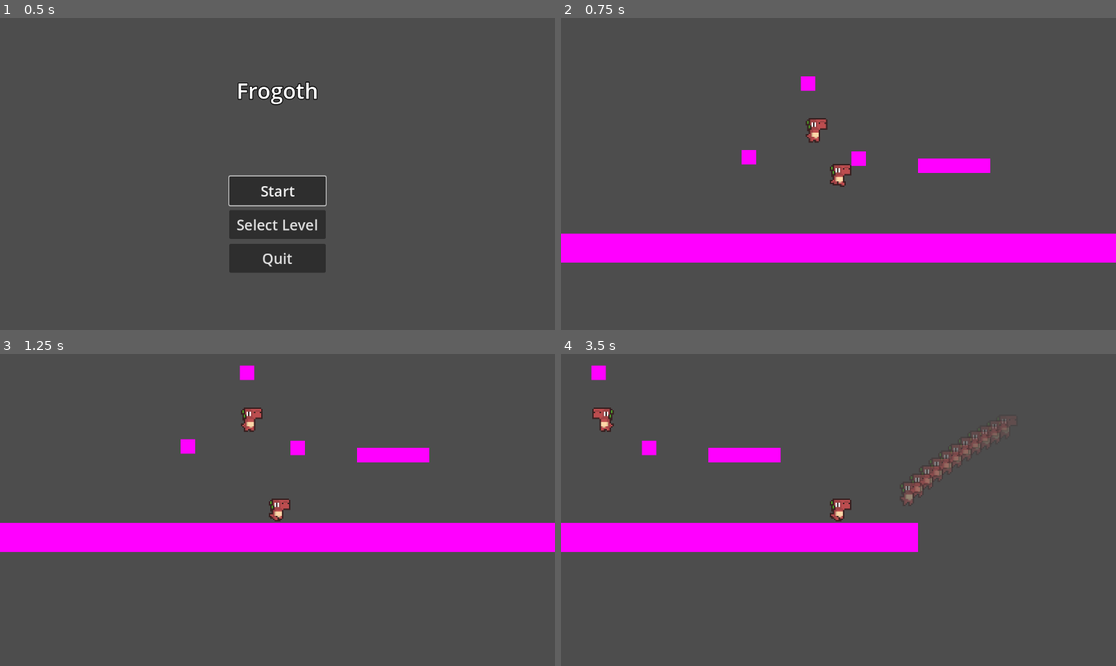
Above: before the commit, frames 1-4 (two rows, left to right).
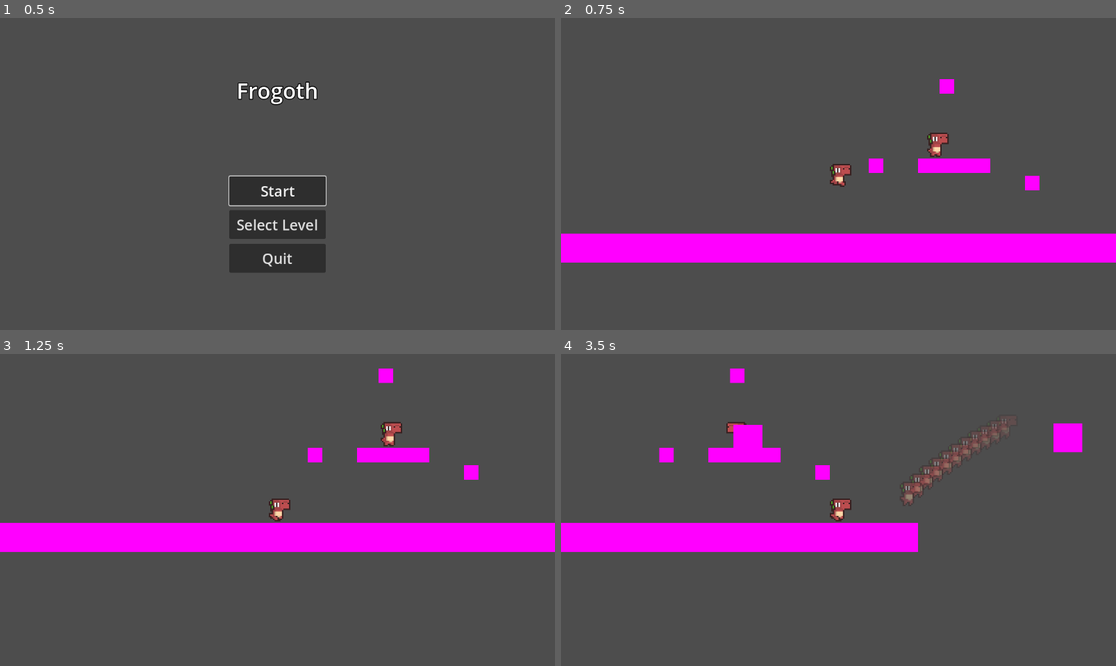
Above: after the commit, the same moments.

Repository: DerBrotDoktor/Frogoth
Game: Godot game, scene res://scenes/main/main.tscn
Same seed, same stepped clock (60 frames per second), same inputs: the game is played once before the commit and once after it.
Inputs (mouse positions are in pixels of both pictures, inside the frame that each line leads up to):
- Up to frame 1 (0.5 s): no input
- Up to frame 2 (0.75 s): click "Start" at 0.5 s
- Up to frame 3 (1.25 s): no input
- Up to frame 4 (3.5 s): move the mouse to (960, 494) at 1.27 s; hold D (right) 1.28-2.78 s; tap Shift (dash) at 1.35, 2.1, 2.85 s; tap Space (jump) at 1.52, 2.27 s; move the mouse to (727, 525) at 2.02 s; move the mouse to (894, 441) at 2.77 s; hold A (left) from 2.78 s (still down)

Frame 1 is identical in both runs. In frame 2, 1.2% of the frame differs, in the area x 32-87%, y 18-56%; in frame 3, 1.2%; in frame 4, 1.8%, in the area x 5-94%, y 3-41%.

Commit message:
Added single shot enemy Added bullet

Diff:
--- a/scenes/bash_points/bash_point.gd
+++ b/scenes/bash_points/bash_point.gd
@@ -1,9 +1,3 @@
 extends Area2D
 
 var is_in_shape = false
-
-func _ready():
-	pass
-
-func _process(delta):
-	pass
--- /dev/null
+++ b/scenes/enemies/bullet.gd
@@ -0,0 +1,9 @@
+extends CharacterBody2D
+
+var direction
+var speed
+
+func _physics_process(delta):
+	if direction:
+		velocity = direction * speed
+	move_and_slide()
--- /dev/null
+++ b/scenes/enemies/bullet.tscn
@@ -0,0 +1,19 @@
+[gd_scene load_steps=4 format=3 uid="uid://77vbimjom55n"]
+
+[ext_resource type="Script" path="res://scenes/enemies/bullet.gd" id="1_aeqp4"]
+
+[sub_resource type="PlaceholderTexture2D" id="PlaceholderTexture2D_igy5q"]
+size = Vector2(20, 20)
+
+[sub_resource type="RectangleShape2D" id="RectangleShape2D_5vs52"]
+
+[node name="Bullet" type="CharacterBody2D"]
+collision_layer = 8
+collision_mask = 4
+script = ExtResource("1_aeqp4")
+
+[node name="Sprite2D" type="Sprite2D" parent="."]
+texture = SubResource("PlaceholderTexture2D_igy5q")
+
+[node name="CollisionShape2D" type="CollisionShape2D" parent="."]
+shape = SubResource("RectangleShape2D_5vs52")
--- a/scenes/enemies/enemy_grounded.gd
+++ b/scenes/enemies/enemy_grounded.gd
@@ -23,7 +23,11 @@
 	$HorizontalRayCast.target_position.x *= -1
 	pass
 
-func _on_trigger_area_area_entered(area):
+func trigger_area_entererd(area):
+	print("a")
 	if area.is_in_group("killing_area"):
 		queue_free()
+
+func _on_trigger_area_area_entered(area):
+	trigger_area_entererd(area)
 	pass
--- a/scenes/enemies/enemy_grounded.tscn
+++ b/scenes/enemies/enemy_grounded.tscn
@@ -27,7 +27,7 @@
 size = Vector2(12, 17)
 
 [sub_resource type="RectangleShape2D" id="RectangleShape2D_qpu30"]
-size = Vector2(12, 17)
+size = Vector2(16, 17)
 
 [node name="EnemyGrounded" type="CharacterBody2D"]
 collision_layer = 2
--- /dev/null
+++ b/scenes/enemies/enemy_single_shot.gd
@@ -0,0 +1,30 @@
+extends "res://scenes/enemies/enemy_grounded.gd"
+
+@export var bullet_speed = 200
+@export var bullet_prefab :PackedScene
+var target
+
+var is_player_in_range = false
+
+func _physics_process(delta):
+	super._physics_process(delta)
+
+func trigger_area_entererd(area):
+	super.trigger_area_entererd(area)
+	if area.is_in_group("player"):
+		$AttackCooldown.start()
+		target = area
+		shoot()
+	pass
+
+func shoot():
+	var bullet = bullet_prefab.instantiate()
+	bullet.direction =  (target.global_position - global_position).normalized()
+	bullet.speed = bullet_speed
+	bullet.position = position
+	get_parent().call_deferred("add_child",bullet)# .add_child(bullet)
+	pass
+
+func _on_attack_cooldown_timeout():
+	shoot()
+	pass
--- /dev/null
+++ b/scenes/enemies/enemy_single_shot.tscn
@@ -0,0 +1,21 @@
+[gd_scene load_steps=5 format=3 uid="uid://3j5q0ymm7o8s"]
+
+[ext_resource type="PackedScene" uid="uid://cpddwnffvkcgu" path="res://scenes/enemies/enemy_grounded.tscn" id="1_ou6ub"]
+[ext_resource type="Script" path="res://scenes/enemies/enemy_single_shot.gd" id="2_g0l75"]
+[ext_resource type="PackedScene" uid="uid://77vbimjom55n" path="res://scenes/enemies/bullet.tscn" id="3_lpapv"]
+
+[sub_resource type="CircleShape2D" id="CircleShape2D_0wwds"]
+radius = 48.0
+
+[node name="EnemySingleShot" instance=ExtResource("1_ou6ub")]
+script = ExtResource("2_g0l75")
+bullet_speed = 200
+bullet_prefab = ExtResource("3_lpapv")
+
+[node name="TriggerAreaShape" parent="TriggerArea" index="0"]
+position = Vector2(0, 0)
+shape = SubResource("CircleShape2D_0wwds")
+
+[node name="AttackCooldown" type="Timer" parent="." index="7"]
+
+[connection signal="timeout" from="AttackCooldown" to="." method="_on_attack_cooldown_timeout"]
--- a/scenes/level/level_1.tscn
+++ b/scenes/level/level_1.tscn
@@ -1,7 +1,7 @@
 [gd_scene load_steps=7 format=3 uid="uid://jslvxnacwmvr"]
 
-[ext_resource type="PackedScene" uid="uid://cpddwnffvkcgu" path="res://scenes/enemies/enemy_grounded.tscn" id="1_n76ny"]
 [ext_resource type="PackedScene" uid="uid://cj7mb0cagsptn" path="res://scenes/bash_points/bash_point.tscn" id="2_1ug63"]
+[ext_resource type="PackedScene" uid="uid://3j5q0ymm7o8s" path="res://scenes/enemies/enemy_single_shot.tscn" id="2_ubag1"]
 
 [sub_resource type="PlaceholderTexture2D" id="PlaceholderTexture2D_iwq4j"]
 size = Vector2(400, 20)
@@ -35,14 +35,15 @@
 [node name="CollisionShape2D" type="CollisionShape2D" parent="platform"]
 shape = SubResource("RectangleShape2D_7gmwj")
 
-[node name="EnemyGrounded" parent="." instance=ExtResource("1_n76ny")]
-position = Vector2(-21, -6)
-
 [node name="BashPoint" parent="." instance=ExtResource("2_1ug63")]
-position = Vector2(14, 14)
+position = Vector2(26, 19)
 
 [node name="BashPoint2" parent="." instance=ExtResource("2_1ug63")]
-position = Vector2(-21, -38)
+position = Vector2(75, -36)
 
 [node name="BashPoint3" parent="." instance=ExtResource("2_1ug63")]
-position = Vector2(-62, 13)
+position = Vector2(134, 31)
+
+[node name="EnemySingleShot" parent="." instance=ExtResource("2_ubag1")]
+position = Vector2(63, 4)
+bullet_speed = 200
--- a/scenes/player/player.tscn
+++ b/scenes/player/player.tscn
@@ -146,7 +146,7 @@
 [node name="GhostTimer" type="Timer" parent="."]
 wait_time = 0.018
 
-[node name="TriggerArea" type="Area2D" parent="."]
+[node name="TriggerArea" type="Area2D" parent="." groups=["player"]]
 
 [node name="TriggerCollider" type="CollisionShape2D" parent="TriggerArea"]
 position = Vector2(-0.5, 0)
